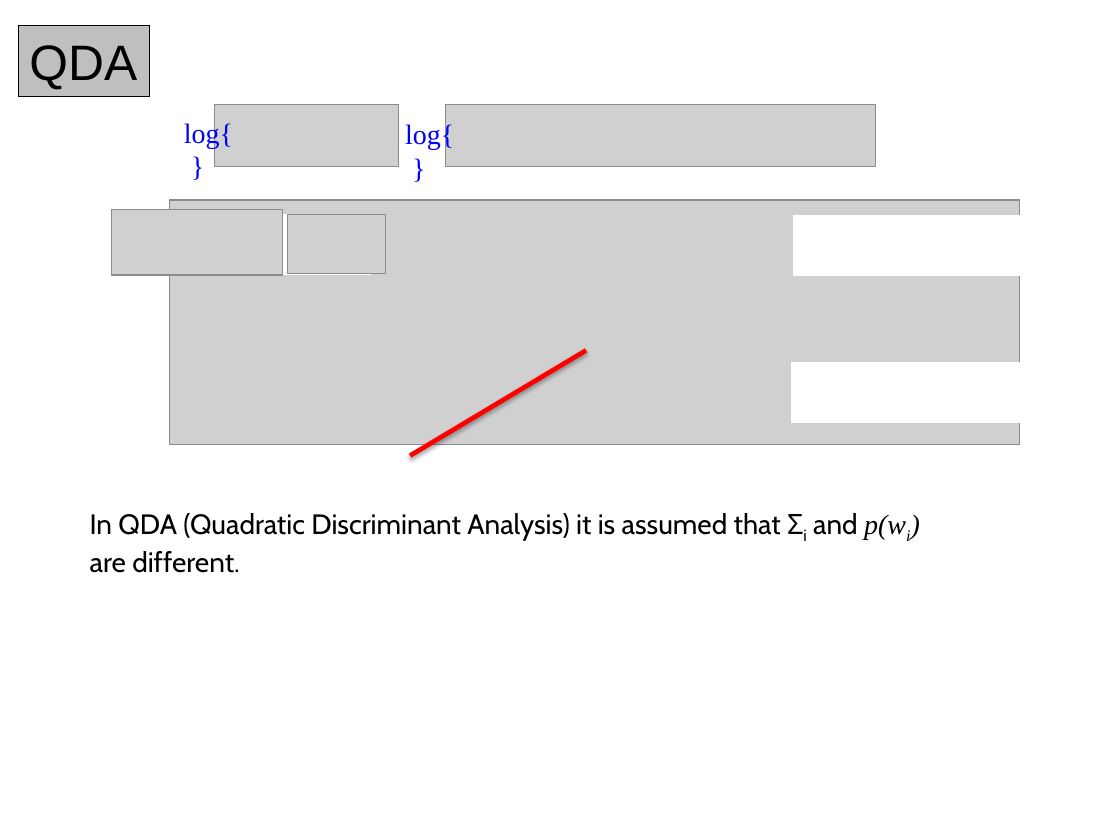
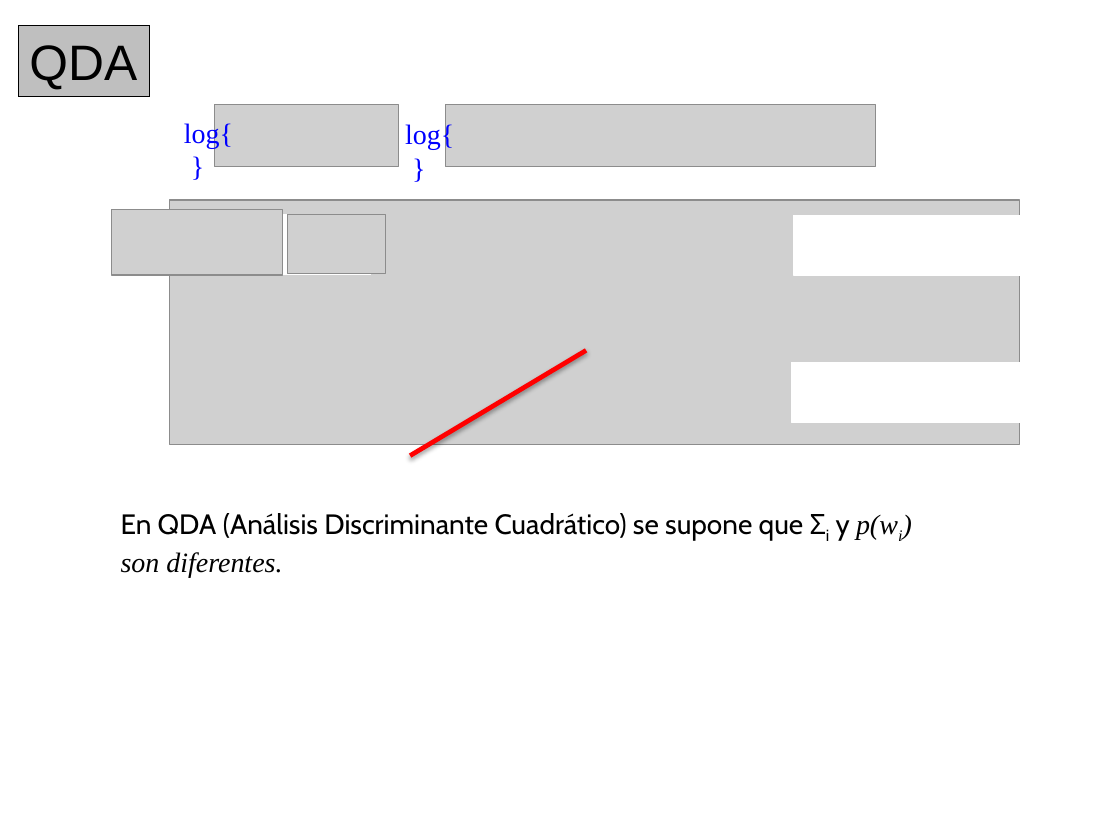
Before and after one commit to domingomery/patrones, a slide deck: slide 15 of clases/Cap04_Clasificacion/presentations/PAT04_LDA.pptx (slide 12 before the commit). Drawn at 1120x840 pixels with LibreOffice and Linux fonts; fonts in the diff are those of the drawing; grey boxes stand for pictures. Boxes give left, top, right and bottom in pixels: in the first picture for what was removed or moved away, otherwise in the second. Text is boxed around its words. In the diff, an @@ line names an element or a change of style, - is before the commit and + after.

```diff
--- a/clases/Cap04_Clasificacion/presentations/PAT04_LDA.pptx
+++ b/clases/Cap04_Clasificacion/presentations/PAT04_LDA.pptx
@@ text at bbox=[121, 513, 898, 578]: text changed @@
-In QDA (Quadratic Discriminant Analysis) it is assumed that Σi and p(wi)
-are different.
+En QDA (Análisis Discriminante Cuadrático) se supone que Σi y p(wi)
+son diferentes.
```
Also in this commit, not shown: 6 other slides changed, 8 slides added, 4 slides removed, 11 other files.
